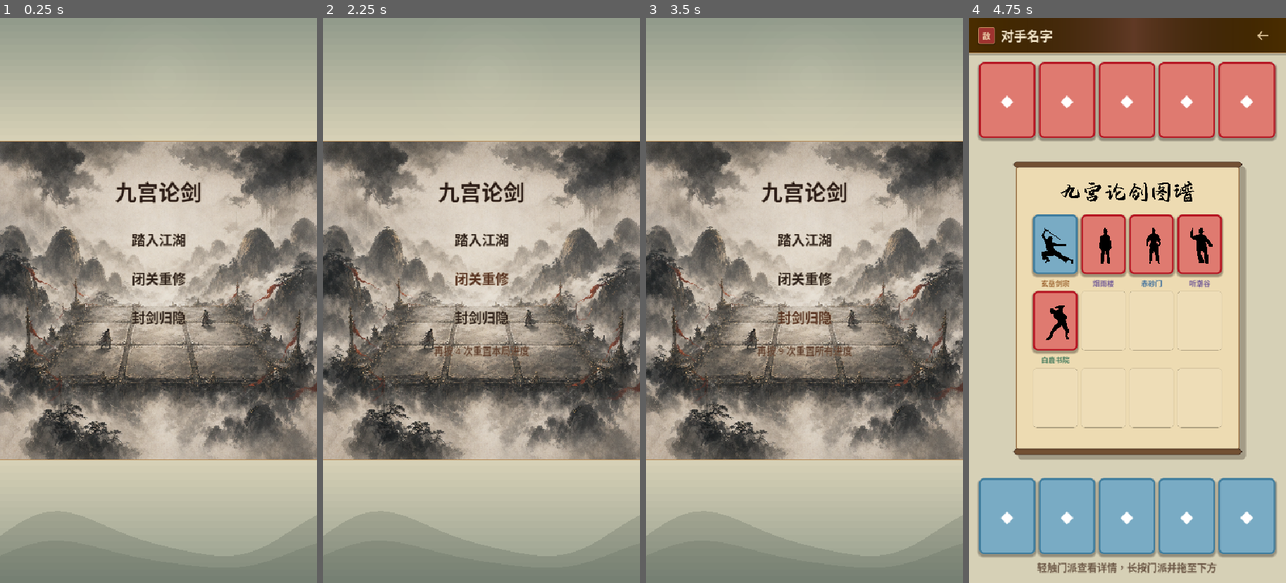
Above: before the commit, frames 1-4 (left to right).
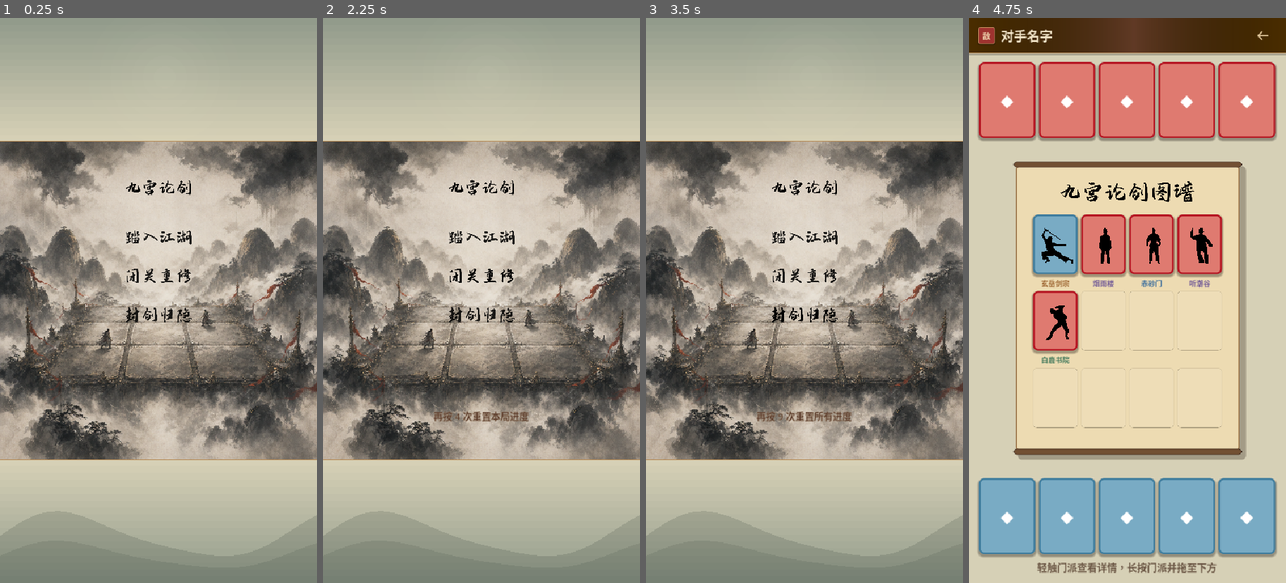
Above: after the commit, the same moments.

Repository: YLMstring/WuXiaCard
Game: Godot game, scene res://main.tscn
Two runs of this game, one before a commit and one after it. Both use one fixed random seed, a clock stepped at 60 frames per second and the inputs below.
Inputs (mouse positions are in pixels of both pictures, inside the frame that each line leads up to):
- Up to frame 1 (0.25 s): no input
- Up to frame 2 (2.25 s): click (481, 238) at 0.5 s; click (617, 34) at 1.25 s; click (481, 277) at 2 s
- Up to frame 3 (3.5 s): click (804, 317) at 2.75 s
- Up to frame 4 (4.75 s): click (1127, 238) at 3.5 s; tap Enter at 4.25 s; drag from (1007, 102) to (1159, 176) at 4.27 s

The runs differ from the first frame. In frame 1, 1.7% of the frame differs, in the area x 36-64%, y 28-55%; in frame 2, 2.3%; in frame 3, 2.3%, in the area x 34-66%, y 28-72%; in frame 4, nothing differs.

Commit message:
feat: use ink glyphs on main menu

Diff:
--- a/scripts/main_menu_controller.gd
+++ b/scripts/main_menu_controller.gd
@@ -10,6 +10,10 @@
 const DEFAULT_CONFIRMATION_TIMEOUT: float = 3.0
 const BackdropScript = preload("res://scripts/main_menu_backdrop.gd")
 const MENU_ARTWORK: Texture2D = preload("res://pics/main_menu_background.png")
+const TITLE_INK: Texture2D = preload("res://inkpics/九宫论剑.png")
+const JOURNEY_INK: Texture2D = preload("res://inkpics/踏入江湖.png")
+const RUN_RESET_INK: Texture2D = preload("res://inkpics/闭关重修.png")
+const PROGRESS_RESET_INK: Texture2D = preload("res://inkpics/封剑归隐.png")
 
 @onready var backdrop: Control = $Backdrop
 @onready var artwork: TextureRect = $Artwork
@@ -28,6 +32,7 @@
 
 func _ready() -> void:
 	artwork.texture = MENU_ARTWORK
+	_install_ink_glyphs()
 	resized.connect(_layout_menu)
 	journey_button.pressed.connect(_on_journey_pressed)
 	run_reset_button.pressed.connect(_on_run_reset_pressed)
@@ -41,6 +46,41 @@
 	_style_text()
 	reset_confirmation_state()
 	_layout_menu()
+
+
+func _install_ink_glyphs() -> void:
+	title_label.text = ""
+	_add_ink_glyph(title_label, TITLE_INK, false)
+	var button_textures: Dictionary = {
+		journey_button: JOURNEY_INK,
+		run_reset_button: RUN_RESET_INK,
+		progress_reset_button: PROGRESS_RESET_INK,
+	}
+	for button: Button in button_textures:
+		button.text = ""
+		_add_ink_glyph(button, button_textures[button] as Texture2D, true)
+		button.mouse_entered.connect(_on_action_hover_changed.bind(button, true))
+		button.mouse_exited.connect(_on_action_hover_changed.bind(button, false))
+
+
+func _add_ink_glyph(parent: Control, texture: Texture2D, subdued: bool) -> void:
+	var glyph := TextureRect.new()
+	glyph.name = "InkGlyph"
+	glyph.mouse_filter = Control.MOUSE_FILTER_IGNORE
+	glyph.texture = texture
+	glyph.expand_mode = TextureRect.EXPAND_IGNORE_SIZE
+	glyph.stretch_mode = TextureRect.STRETCH_KEEP_ASPECT_CENTERED
+	glyph.self_modulate.a = 0.88 if subdued else 1.0
+	parent.add_child(glyph)
+	glyph.set_anchors_and_offsets_preset(Control.PRESET_FULL_RECT)
+
+
+func _on_action_hover_changed(button: Button, hovered: bool) -> void:
+	var glyph := button.get_node_or_null("InkGlyph") as TextureRect
+	if glyph == null:
+		return
+	var tween: Tween = glyph.create_tween()
+	tween.tween_property(glyph, "self_modulate:a", 1.0 if hovered else 0.88, 0.08)
 
 
 func show_notice(message: String) -> void:
@@ -202,11 +242,12 @@
 			roundi(clampf(square_side * 0.043, 23.0, 34.0))
 		)
 	var notice_height: float = clampf(square_side * 0.07, 34.0, 50.0)
+	var notice_width: float = content_width * 1.4
 	notice_label.position = Vector2(
-		_artwork_rect.get_center().x - content_width * 0.62,
-		actions_y + actions_height + button_gap
-	)
-	notice_label.size = Vector2(content_width * 1.24, notice_height)
+		_artwork_rect.get_center().x - notice_width * 0.5,
+		_artwork_rect.position.y + square_side * 0.83
+	)
+	notice_label.size = Vector2(notice_width, notice_height)
 	notice_label.add_theme_font_size_override(
 		"font_size",
 		roundi(clampf(square_side * 0.03, 16.0, 23.0))
--- a/tests/test_main_menu.gd
+++ b/tests/test_main_menu.gd
@@ -16,17 +16,21 @@
 	root.add_child(menu)
 	await process_frame
 	_check(menu != null, "Main menu scene instantiates")
-	_check((menu.get_node("MenuLayer/Title") as Label).text == "九宫论剑", "Menu title is exact")
 	var journey_button := menu.get_node("MenuLayer/Actions/JourneyButton") as Button
 	var run_reset_button := menu.get_node("MenuLayer/Actions/RunResetButton") as Button
 	var progress_reset_button := menu.get_node("MenuLayer/Actions/ProgressResetButton") as Button
 	var notice := menu.get_node("MenuLayer/Notice") as Label
 	var artwork := menu.get_node("Artwork") as TextureRect
-	_check(journey_button.text == "踏入江湖", "Journey label is exact")
-	_check(run_reset_button.text == "闭关重修", "Run-reset label is exact")
-	_check(progress_reset_button.text == "封剑归隐", "Progress-reset label is exact")
+	_check((menu.get_node("MenuLayer/Title") as Label).text.is_empty(), "Title text is replaced")
+	_check(journey_button.text.is_empty(), "Journey text is replaced")
+	_check(run_reset_button.text.is_empty(), "Run-reset text is replaced")
+	_check(progress_reset_button.text.is_empty(), "Progress-reset text is replaced")
 	_check(notice.text.is_empty(), "Notice starts empty")
 	_check(artwork.texture != null, "Main-menu artwork texture is always assigned")
+	_check(_has_glyph_texture(menu.get_node("MenuLayer/Title")), "Title uses its ink image")
+	_check(_has_glyph_texture(journey_button), "Journey action uses its ink image")
+	_check(_has_glyph_texture(run_reset_button), "Run reset uses its ink image")
+	_check(_has_glyph_texture(progress_reset_button), "Progress reset uses its ink image")
 
 	var signal_counts := {
 		"journey": 0,
@@ -47,7 +51,7 @@
 	for press_index: int in range(4):
 		run_reset_button.pressed.emit()
 	_check(int(signal_counts["run_reset"]) == 0, "Four run-reset presses do not confirm")
-	_check(notice.text == "再按 1 次闭关重修", "Run-reset countdown reaches one")
+	_check(notice.text == "再按 1 次重置本局进度", "Run-reset countdown reaches one")
 	run_reset_button.pressed.emit()
 	_check(int(signal_counts["run_reset"]) == 1, "The fifth run-reset press confirms")
 	_check(menu.debug_get_confirmation_counts() == Vector2i.ZERO, "Confirmation clears run counter")
@@ -55,7 +59,7 @@
 	for press_index: int in range(9):
 		progress_reset_button.pressed.emit()
 	_check(int(signal_counts["progress_reset"]) == 0, "Nine progress-reset presses do not confirm")
-	_check(notice.text == "再按 1 次封剑归隐", "Progress-reset countdown reaches one")
+	_check(notice.text == "再按 1 次重置所有进度", "Progress-reset countdown reaches one")
 	progress_reset_button.pressed.emit()
 	_check(int(signal_counts["progress_reset"]) == 1, "The tenth progress-reset press confirms")
 
@@ -84,10 +88,18 @@
 	await process_frame
 	var tall_artwork: Rect2 = menu.debug_get_artwork_rect()
 	_check(tall_artwork == Rect2(0.0, 210.0, 540.0, 540.0), "Tall layout centers the full square")
+	_check(
+		notice.position.y >= tall_artwork.position.y + tall_artwork.size.y * 0.8,
+		"Tall layout places the notice below the illustrated grid"
+	)
 	menu.size = Vector2(1280.0, 720.0)
 	await process_frame
 	var wide_artwork: Rect2 = menu.debug_get_artwork_rect()
 	_check(wide_artwork == Rect2(280.0, 0.0, 720.0, 720.0), "Wide layout centers the full square")
+	_check(
+		notice.position.y >= wide_artwork.position.y + wide_artwork.size.y * 0.8,
+		"Wide layout keeps the notice below the illustrated grid"
+	)
 	var buttons: Array[Button] = [journey_button, run_reset_button, progress_reset_button]
 	for button: Button in buttons:
 		_check(button.size.y >= 54.0, "%s remains touch-sized" % button.name)
@@ -100,6 +112,11 @@
 	menu.queue_free()
 	await process_frame
 	_finish()
+
+
+func _has_glyph_texture(parent: Node) -> bool:
+	var glyph := parent.get_node_or_null("InkGlyph") as TextureRect
+	return glyph != null and glyph.texture != null and glyph.mouse_filter == Control.MOUSE_FILTER_IGNORE
 
 
 func _finish() -> void:
Not shown, added: inkpics/九宫论剑.png.import
Not shown, added: inkpics/封剑归隐.png.import
Not shown, added: inkpics/踏入江湖.png.import
Not shown, added: inkpics/闭关重修.png.import
Not shown, added: docs/superpowers/plans/2026-07-29-main-menu-ink-glyphs.md
